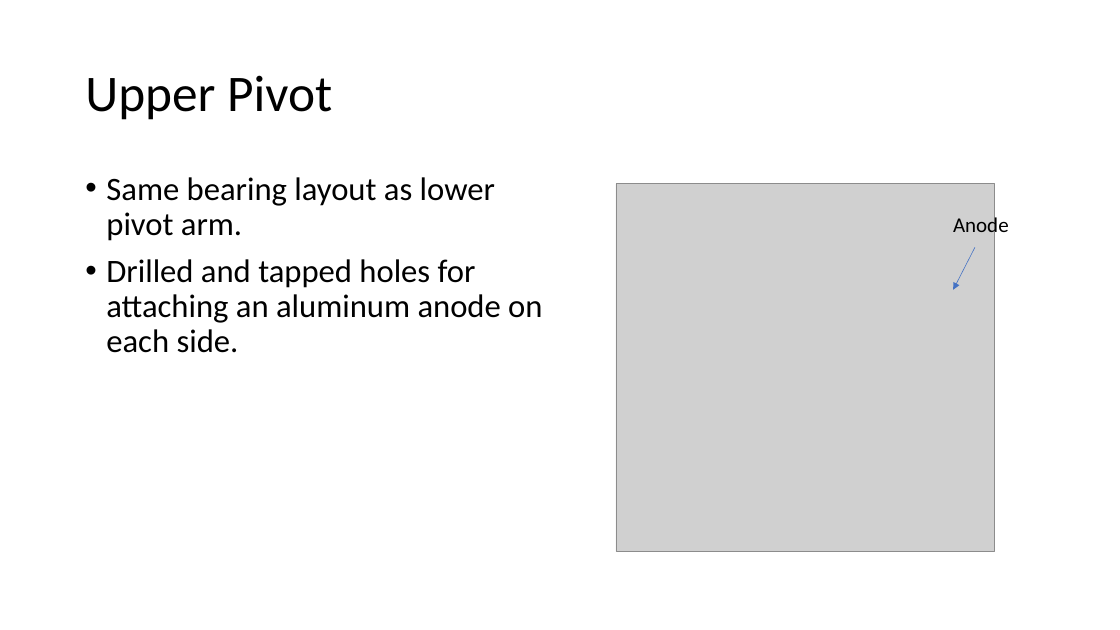
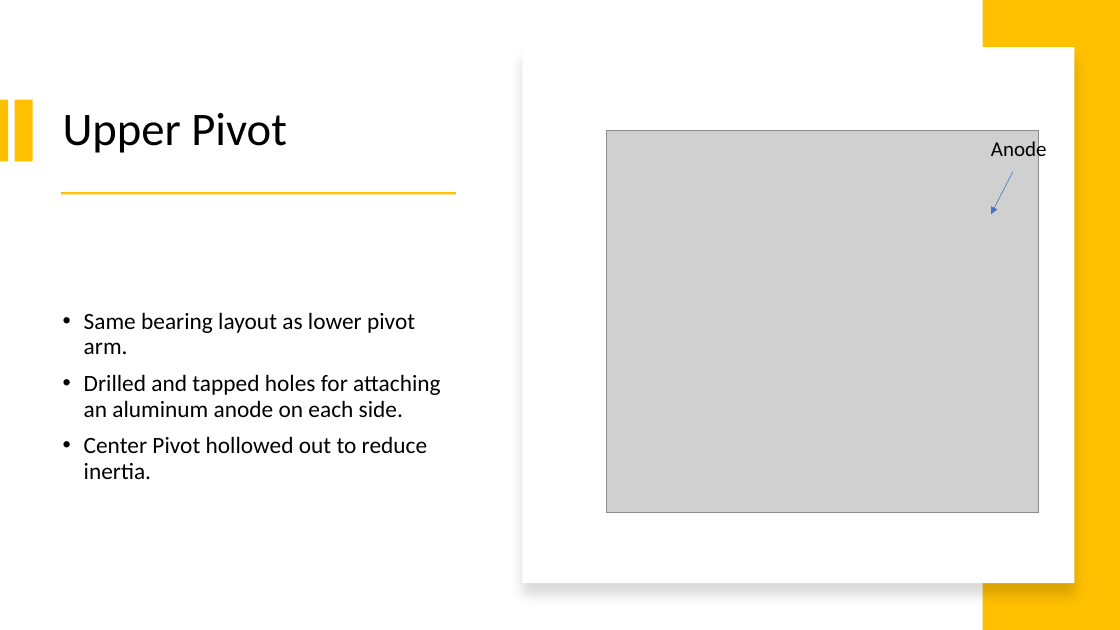
Before and after one commit to NCSUCORE/DoEOceanKiteProject, a slide deck: slide 7 of documentation/kiteCAD/solidworks/Line Angle Sensor/Line Angle Sensor Design.pptx. Drawn at 1120x630 pixels with LibreOffice and Linux fonts; fonts in the diff are those of the drawing; grey boxes stand for pictures. Boxes give left, top, right and bottom in pixels: in the first picture for what was removed or moved away, otherwise in the second. Text is boxed around its words. In the diff, an @@ line names an element or a change of style, - is before the commit and + after.

```diff
--- a/documentation/kiteCAD/solidworks/Line Angle Sensor/Line Angle Sensor Design.pptx
+++ b/documentation/kiteCAD/solidworks/Line Angle Sensor/Line Angle Sensor Design.pptx
@@ rectangle added at box(983, 0, 1120, 630), fill #FFC000 @@
@@ rectangle added at box(523, 47, 1075, 583), fill #FFFFFF @@
@@ title "Upper Pivot": place and size @@
-title "Upper Pivot" at box(85, 75, 332, 120)
+title "Upper Pivot" at box(63, 113, 287, 153)
@@ title "Upper Pivot" at box(63, 113, 287, 153): size 44 to 40 pt @@
@@ rectangle added at box(0, 99, 8, 161), fill #FFC000 @@
@@ rectangle added at box(14, 99, 32, 161), fill #FFC000 @@
@@ picture: place and size @@
-picture at box(616, 184, 994, 552)
+picture at box(607, 130, 1039, 513)
@@ text "Anode": place and size @@
-text "Anode" at box(953, 214, 1009, 238)
+text "Anode" at box(991, 139, 1047, 163)
@@ arrow moved from (975, 247) - (954, 290) to (1013, 171) - (991, 214) @@
@@ rectangle added at box(61, 192, 456, 195), fill #FFC000 @@
@@ text "Same bearing layout as lower ...": place and size @@
-text "Same bearing layout as lower ..." at box(106, 177, 542, 353)
+text "Same bearing layout as lower ..." at box(84, 312, 440, 479)
@@ text "Same bearing layout as lower ..." at box(84, 312, 440, 479): vertical alignment top to middle @@
@@ text at box(84, 312, 440, 417): size 28 to 20 pt in "Same bearing layout as lower pivot arm.", "Drilled and tapped holes for attaching an ..." @@
@@ text at box(84, 436, 427, 479): paragraph added @@
+• Center Pivot hollowed out to reduce inertia.
```
Also in this commit, not shown: 7 other slides changed, 3 slides added, 2 other files.
